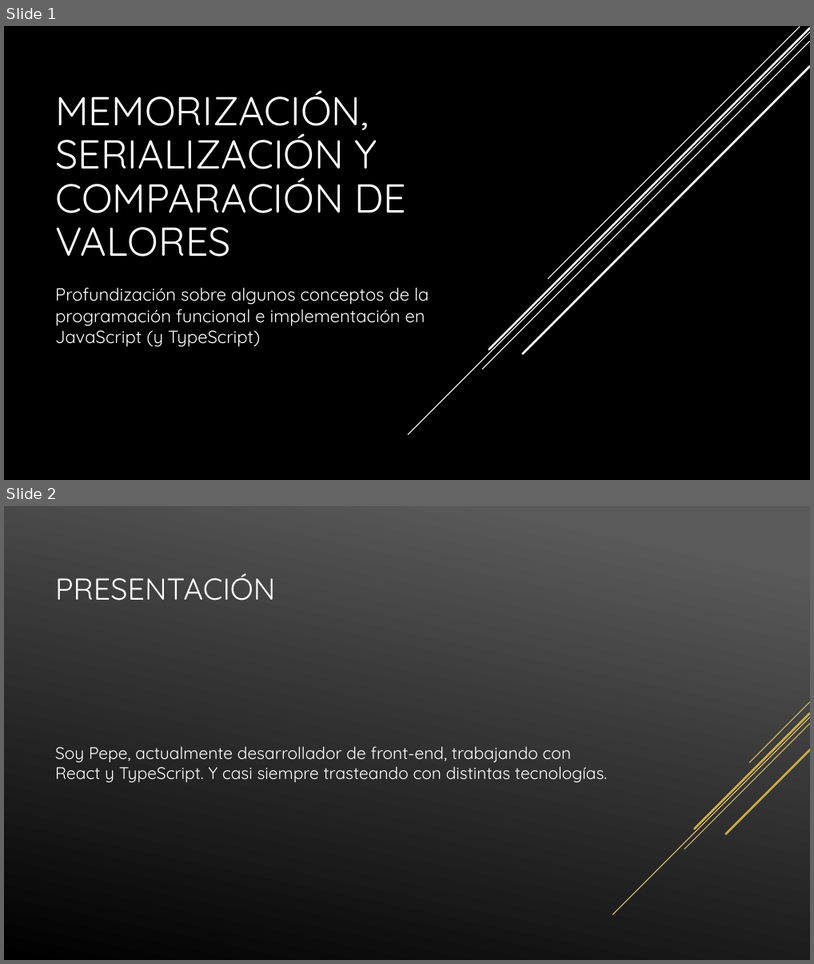
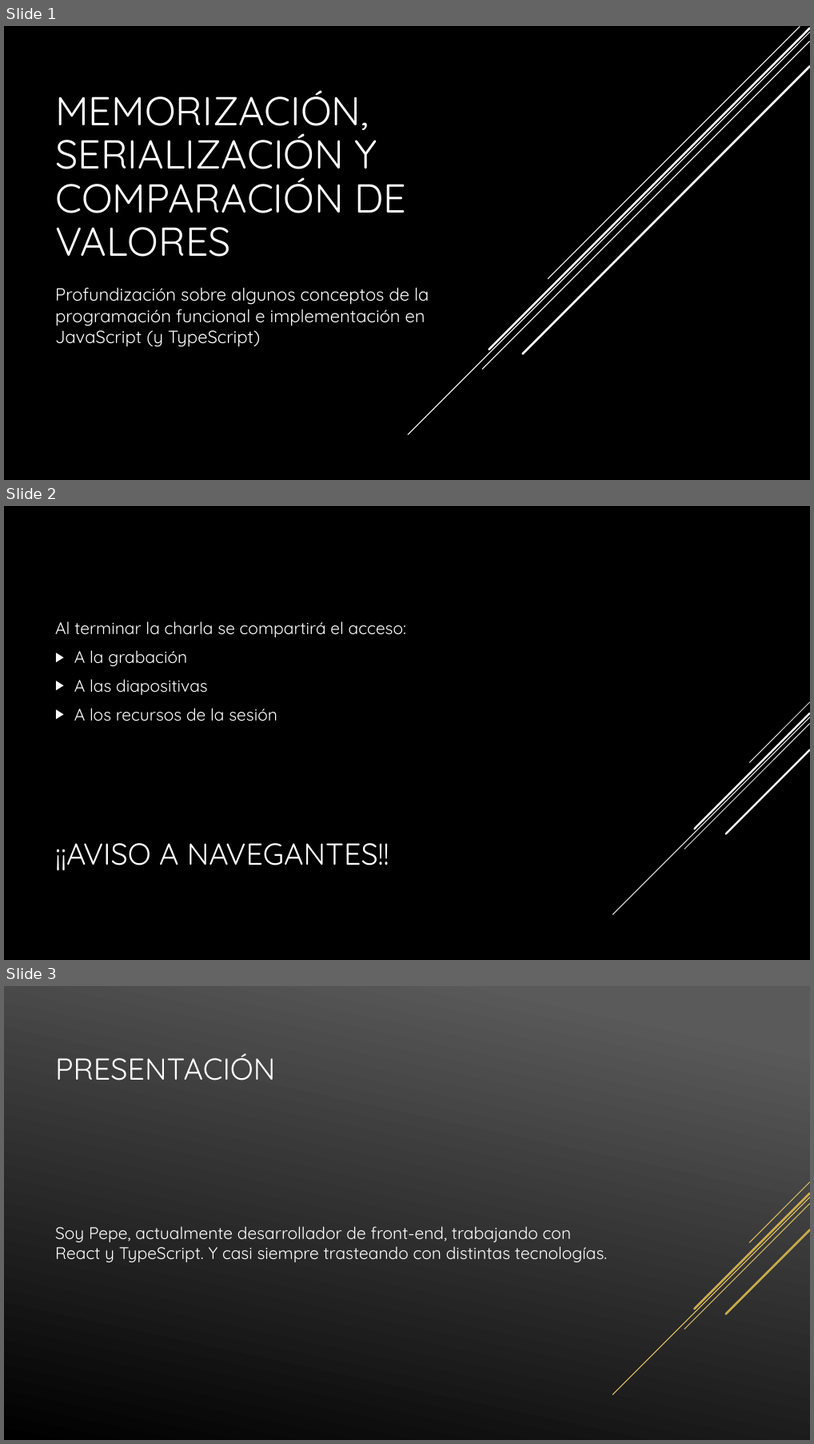
Before and after one commit to jofaval/talks-about, a slide deck: concepts-of-js/memoization-serialization-and-value-comparison/memoization-serialization-and-value-comparison.es.slides.pptx. Shown one above the other, each under a label of ours: slides 1 and 2 before the commit, slides 1, 2 and 3 after it. The pictures are 814x964 and 814x1444 pixels, drawn with LibreOffice and Linux fonts; fonts in the diff are those of the drawing; background and template pictures are left out. Boxes give left, top, right and bottom in pixels: in the first picture for what was removed or moved away, otherwise in the second. Text is boxed around its words. In the diff, an @@ line names an element or a change of style, - is before the commit and + after.

Commit message:
feat(concepts-of-js): add recording disclaimer

```diff
--- a/concepts-of-js/memoization-serialization-and-value-comparison/memoization-serialization-and-value-comparison.es.slides.pptx
+++ b/concepts-of-js/memoization-serialization-and-value-comparison/memoization-serialization-and-value-comparison.es.slides.pptx
@@ slide 2 added at [4, 506, 810, 960], background picture (left out); not listed: 5 template elements that a slide beside it also shows @@
@@ text added at [55, 621, 406, 721], 20 pt, text #FFFFFF @@
+Al terminar la charla se compartirá el acceso:
+▶ A la grabación
+▶ A las diapositivas
+▶ A los recursos de la sesión
@@ title added at [55, 843, 390, 870], 36 pt, text #FFFFFF @@
+¡¡AVISO A NAVEGANTES!!
@@ what was slide 2 is now slide 3 @@
```
